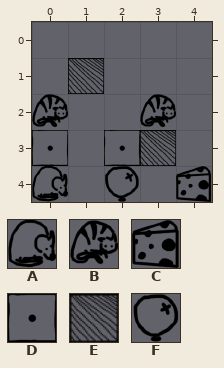
Tiled map, stored at LudumDare24.Content/Levels/Level8.tmx. That is the earlier state.
Cells are 100x100 px. Shown: x 0..4, y 0..4.
Key: from "Doodads": A 0 "Mouse", B 1 "Cat", C 2 "Cheese", D 3 "Crate", E 4 "Peg", F 5 "Balloon".
_ is an empty cell.
Layer "Main" before, first column x 0:
0 _____
1 _E___
2 B__B_
3 D_DE_
4 A_F_C
Now the later version:
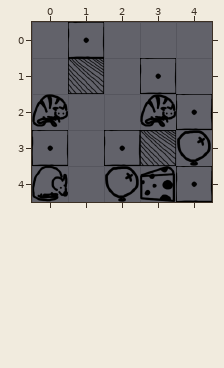
See-through tiles are keyed as they look on the map.
Change:
Layer "Main":
y 0: x 1 _ -> D
y 1: x 3 _ -> D
y 2: x 4 _ -> D
y 3: x 4 _ -> F
y 4: x 3..4 _C -> CD
Changed places in both pictures, as pixel boxes (x1, y1, x2, y2):
added: (68, 22, 104, 58)
changed: (140, 58, 212, 202)
